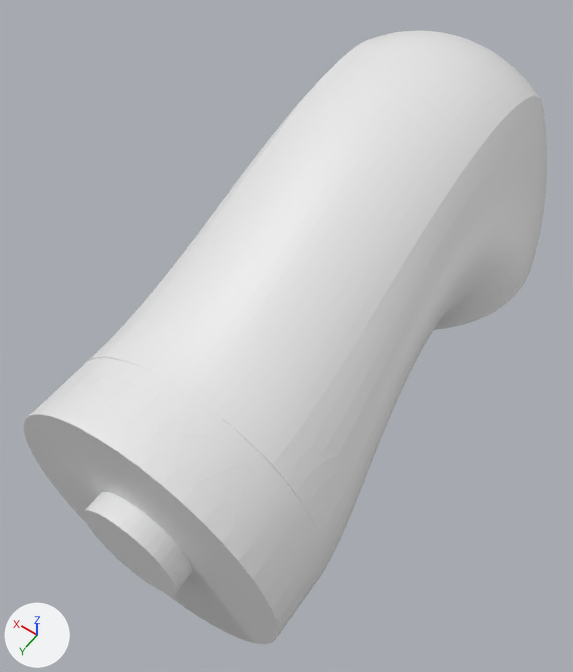
A saved change to the OBJ model manipulation/models/iiwa_description/meshes/visual/link_3.obj.
Both versions are drawn from a 50 mm lens placed at (-0.128, 0.079, 0.31), pointed at (0.008, -0.112, 0.011). Arrows for +X, +Y and +Z are at lower left; the lights stay in place. Where no turn or scale is listed for an object, it has been applied to the vertices. Vertices at the same position are counted once.

Objects in the first picture: 'link_3'.
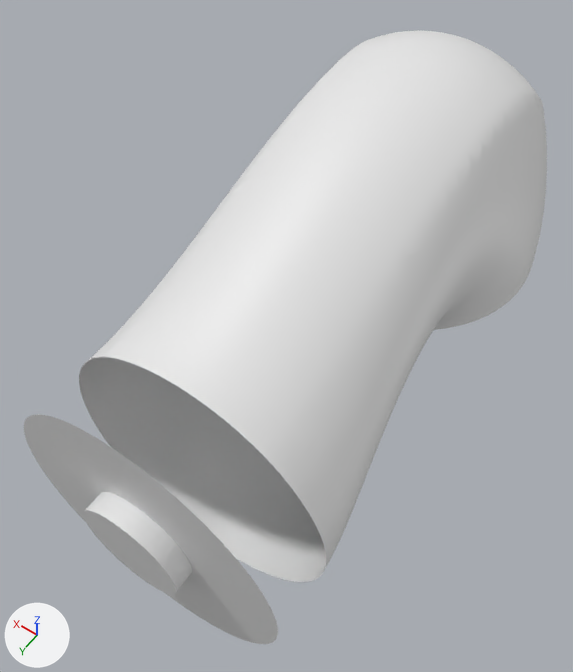
What the commit changed:
me_link_3 is used by ob_link_3; location (0.0, 0.0, 0.0).
me_link_3 had 5217 vertices, 10430 faces and spanned x -0.068..0.068, y -0.283..0.01, z -0.068..0.115.
me_link_3 now has 4475 vertices, 8769 faces and spans x -0.068..0.068, y -0.283..0.01, z -0.068..0.115.
me_link_3 part 1: 2 vertices moved within x -0.045, y -0.033, z 0.051; 372 vertices removed from x -0.048..0.041, y -0.025..-0.008, z 0.048..0.068.

Where the change shows, as pixel boxes (x1, y1, x2, y2) in the pictures (573 x 672 px):
part 1 of me_link_3, cut back: before (40, 358, 297, 561); after (270, 461, 297, 480)
